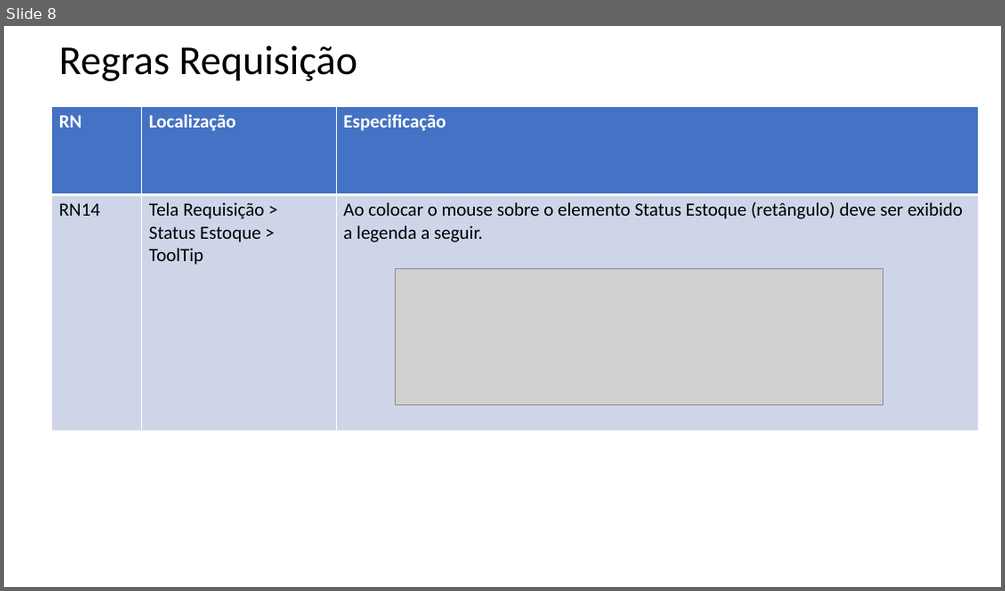
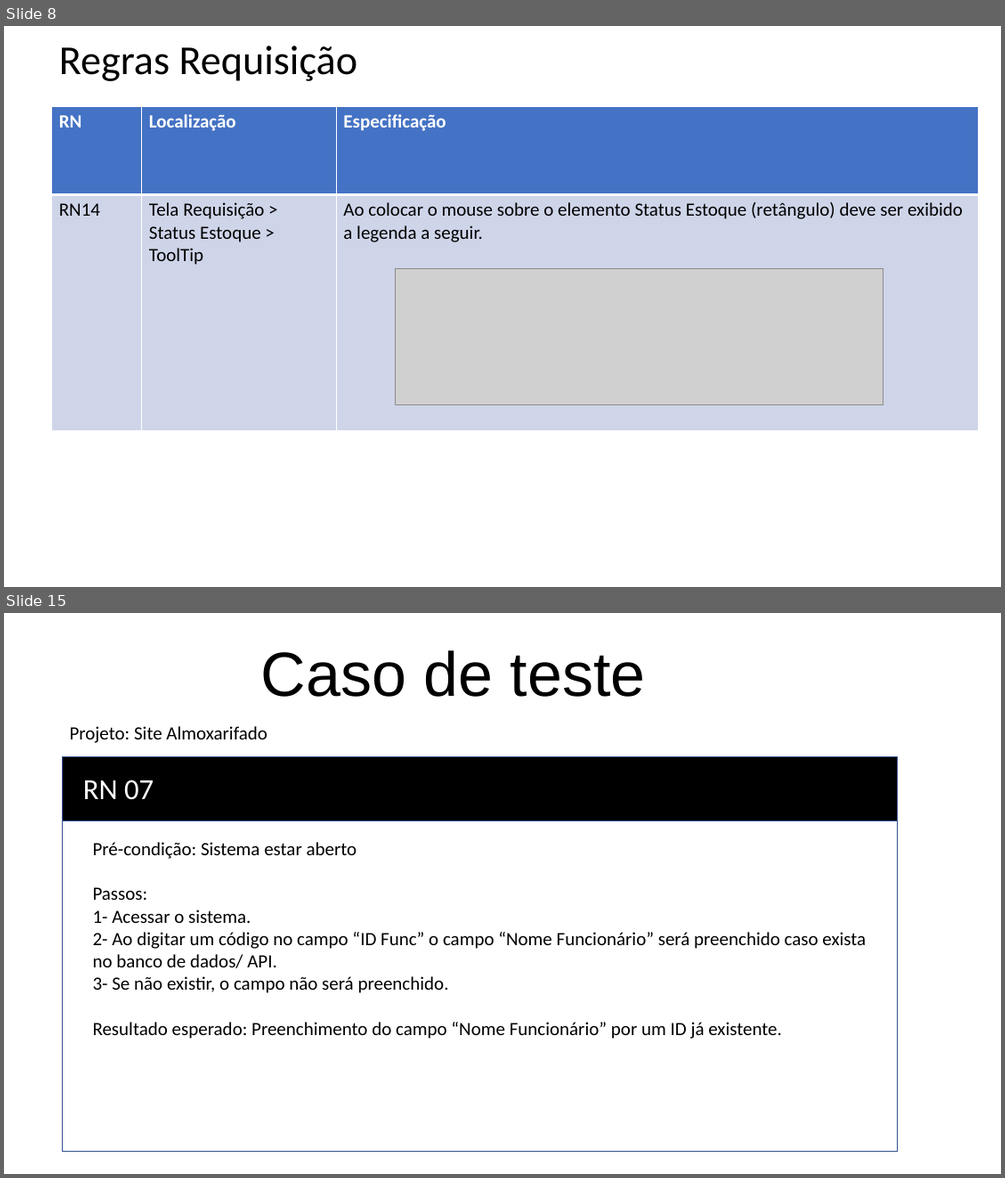
Before and after one commit to RaissaBarbs/Almoxarifado, a slide deck: RegrasNegocio/RN_Requisitos.pptx. Shown one above the other, each under a label of ours: slide 8 before the commit, slides 8 and 15 after it; the slides between them are not shown. The pictures are 1005x591 and 1005x1178 pixels, drawn with LibreOffice and Linux fonts; fonts in the diff are those of the drawing; grey boxes stand for pictures. Boxes give left, top, right and bottom in pixels: in the first picture for what was removed or moved away, otherwise in the second. Text is boxed around its words. In the diff, an @@ line names an element or a change of style, - is before the commit and + after.

```diff
--- a/RegrasNegocio/RN_Requisitos.pptx
+++ b/RegrasNegocio/RN_Requisitos.pptx
@@ slide 15 added at <box>4,613,1001,1174</box>, background #FFFFFF @@
@@ title added at <box>261,650,646,697</box>, 60 pt, text #000000 @@
+Caso de teste
@@ text added at <box>70,726,267,743</box>, 18 pt, text #000000 @@
+Projeto: Site Almoxarifado
@@ rectangle added at <box>63,756,898,1151</box>, fill #FFFFFF, outline #325491 1 pt @@
@@ rectangle added at <box>63,756,898,821</box>, fill #000000, outline #325491 1 pt @@
@@ text added at <box>83,779,154,800</box>, 28 pt, text #FFFFFF @@
+RN 07
@@ text added at <box>93,842,866,1038</box>, 18 pt, text #000000 @@
+Pré-condição: Sistema estar aberto
+Passos:
+1- Acessar o sistema.
+2- Ao digitar um código no campo “ID Func” o campo “Nome Funcionário” será preenchido caso exista no banco de dados/ API.
+3- Se não existir, o campo não será preenchido.
+Resultado esperado: Preenchimento do campo “Nome Funcionário” por um ID já existente.
```
Also in this commit, not shown: 1 slide changed, 5 other slides added.
